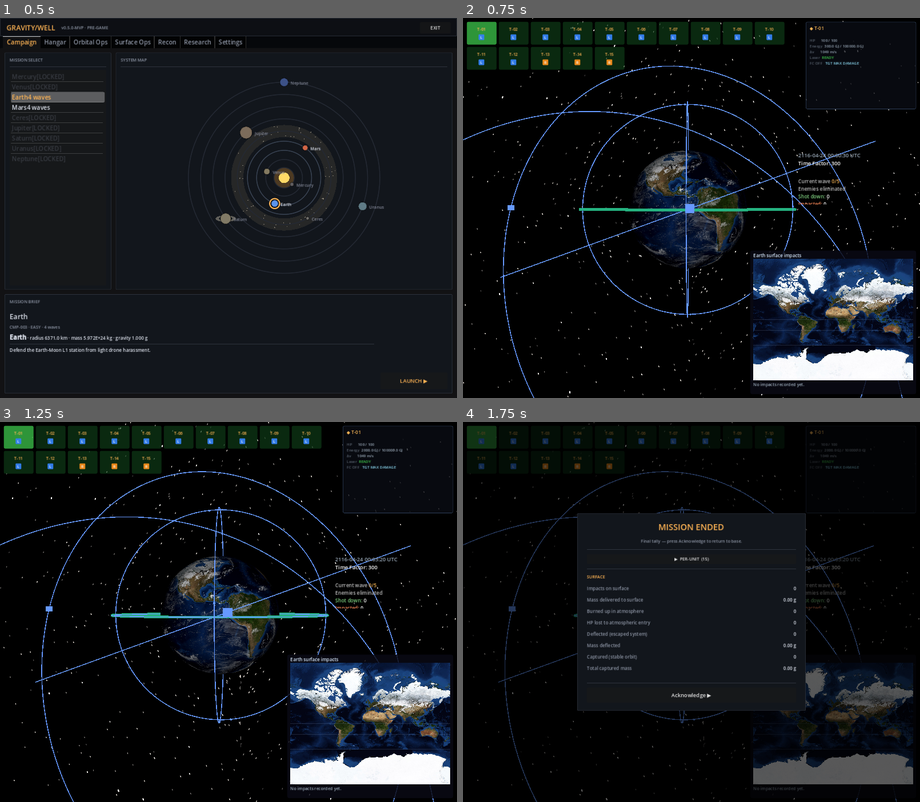
Above: before the commit, frames 1-4 (two rows, left to right).
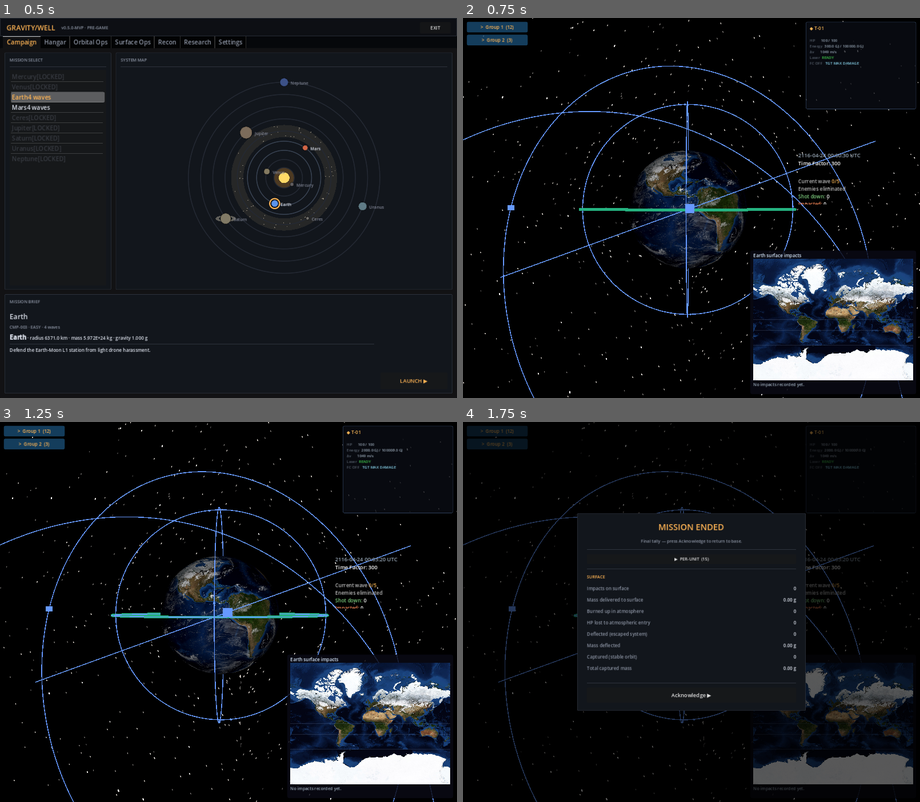
Above: after the commit, the same moments.

Repository: mellenburg/game
Game: Godot game, scene res://scenes/menu.tscn
The game is run twice, just before and just after one commit, with the same random seed, the same clock (stepped at 60 frames per second) and the same inputs.
Inputs (mouse positions are in pixels of both pictures, inside the frame that each line leads up to):
- Up to frame 1 (0.5 s): no input
- Up to frame 2 (0.75 s): click "LAUNCH ▶" at 0.5 s
- Up to frame 3 (1.25 s): no input
- Up to frame 4 (1.75 s): tap Enter (commit_plan) at 1.25 s; drag from (577, 650) to (737, 528) at 1.27 s

Frame 1 is identical in both runs. In frame 2, 5.9% of the frame differs, in the area x 0-71%, y 0-14%; in frame 3, 5.9%; in frame 4, 1.1%.

Commit message:
Group friendly units into collapsible roster tiles
Replaces the flat per-unit strip with one collapsible GroupBlock per
non-empty group. Each block renders a clickable header tile showing
"Group N (count)" and, when expanded, the existing per-unit tiles
below. The satellite → group assignment is centralised in _group_for()
as the seam for future operator customisation; today it's arbitrary
placeholder logic (laser / railgun / surface).

Diff:
--- a/godot/scenes/main.tscn
+++ b/godot/scenes/main.tscn
@@ -115,29 +115,17 @@
 ; Right edge holds back from the screen-right by enough room to host
 ; the upper-right unit detail panel (~300 px) plus a small gap, so a
 ; long roster of friendly tiles can never line up behind the detail
-; box.
+; box. The HUD populates this VBox at runtime with one collapsible
+; GroupBlock per non-empty unit group (header tile + unit row).
 layout_mode = 1
 anchors_preset = 10
 anchor_right = 1.0
 offset_left = 10.0
 offset_top = 10.0
 offset_right = -320.0
-offset_bottom = 240.0
-mouse_filter = 2
-theme_override_constants/separation = 8
-
-[node name="PlayerRoster" type="HFlowContainer" parent="CanvasLayer/HUD/PlayerRosters"]
-; HFlow so a long fleet wraps onto a second / third row instead of
-; spilling past the right edge into the upper-right detail panel.
-mouse_filter = 2
-theme_override_constants/h_separation = 6
-theme_override_constants/v_separation = 6
-
-[node name="SurfacePlayerRoster" type="HFlowContainer" parent="CanvasLayer/HUD/PlayerRosters"]
-visible = false
-mouse_filter = 2
-theme_override_constants/h_separation = 6
-theme_override_constants/v_separation = 6
+offset_bottom = 520.0
+mouse_filter = 2
+theme_override_constants/separation = 6
 
 [node name="TessellationGrid" type="Control" parent="CanvasLayer/HUD"]
 layout_mode = 1
--- a/godot/scripts/hud.gd
+++ b/godot/scripts/hud.gd
@@ -84,6 +84,30 @@
 const LOS_CLEAR := Color(1.0, 0.95, 0.2)        # yellow
 const LOS_BLOCKED := Color(1.0, 0.55, 0.55)     # light red
 
+# Group bucketing. The assignment from satellite → group is arbitrary
+# placeholder logic (laser / railgun / surface), centralised in
+# `_group_for()` so customisation later swaps one helper without
+# touching the render flow.
+const GROUP_LASER: int = 1
+const GROUP_RAILGUN: int = 2
+const GROUP_SURFACE: int = 3
+const GROUP_NAMES: Dictionary = {
+	GROUP_LASER: "Group 1",
+	GROUP_RAILGUN: "Group 2",
+	GROUP_SURFACE: "Group 3",
+}
+# Render order top-to-bottom. Groups not in this list won't appear
+# even if `_group_for()` returns them, so the list is the source of
+# truth for "which groups exist".
+const GROUP_ORDER: Array[int] = [GROUP_LASER, GROUP_RAILGUN, GROUP_SURFACE]
+const GROUP_HEADER_BG := Color(0.10, 0.30, 0.45, 0.80)
+const GROUP_HEADER_BG_EXPANDED := Color(0.20, 0.55, 0.80, 0.90)
+const GROUP_HEADER_FONT_SIZE: int = 12
+const GROUP_HEADER_MIN_SIZE := Vector2(160.0, 28.0)
+const GROUP_BLOCK_NAME_HEADER: String = "Header"
+const GROUP_BLOCK_NAME_UNITS: String = "Units"
+const GROUP_BLOCK_NAME_LABEL: String = "HeaderLabel"
+
 # Wall-clock duration of the hit pulse on the marker / roster box.
 # Wall-clock so the visual feedback survives compression at high
 # time_factor — at time_factor=5000 a sim-second is 0.2 ms, which
@@ -92,15 +116,11 @@
 const HIT_DURATION: float = 0.25
 
 @onready var info_label: RichTextLabel = $InfoLabel as RichTextLabel
-# Rosters are HFlowContainers so a long fleet wraps onto a second row
-# instead of spilling past the upper-right detail panel. Typed as
-# Container here so the same code can drive either layout if we swap
-# back to HBox later (the Container API is all we use).
-@onready var player_roster: Container = (
-	$PlayerRosters/PlayerRoster as Container
-)
-@onready var surface_player_roster: Container = (
-	$PlayerRosters/SurfacePlayerRoster as Container
+# Top-left strip host: VBoxContainer populated at runtime with one
+# GroupBlock per non-empty group (header tile + unit row). Each group
+# is independently collapsed / expanded by clicking its header.
+@onready var groups_host: VBoxContainer = (
+	$PlayerRosters as VBoxContainer
 )
 @onready var target_container: Control = $TargetContainer as Control
 @onready var kill_stats: RichTextLabel = $KillStats as RichTextLabel
@@ -133,6 +153,12 @@
 var _system: Node = null
 var _last_text_update: float = 0.0
 
+# Expansion state per group index (group_id → bool). Absent / false
+# means collapsed (only the header tile renders); true means the unit
+# row is visible below the header. State is operator-driven via the
+# header click handler.
+var _expanded_groups: Dictionary = {}
+
 # Active hit pulses. Drives the roster box red flash and (via
 # Satellite.flash_hit) the 3D marker tint. The actual beam visual
 # lives in BeamRenderer; this list is just timed metadata for the
@@ -202,7 +228,7 @@
 	_last_text_update = now
 
 	_update_info_label(planning_mode, time_factor, dt, sim_time)
-	_update_rosters(orbital_set, planning_mode)
+	_update_groups(orbital_set, planning_mode)
 	_update_kill_stats(orbital_set)
 	_update_unit_detail(orbital_set, planning_mode)
 	var grid_node: Node = null
@@ -388,68 +414,187 @@
 	)
 
 
-func _update_rosters(orbital_set: Node, planning_mode: bool) -> void:
-	if player_roster == null:
+func _update_groups(orbital_set: Node, planning_mode: bool) -> void:
+	if groups_host == null:
 		return
 	var satellites: Array = orbital_set.satellites
 	var selected_idx: int = (
 		orbital_set.planning_selected if planning_mode
 		else orbital_set.selected_ship
 	)
-
-	# Player units are partitioned into orbital and surface so the two
-	# rosters render as separate rows in the top-left strip — orbital
-	# ships above, ground installations below. The selection index
-	# tracks separately for each subset so the green tint follows the
-	# satellite into whichever row holds it.
-	var orbital_players: Array[Satellite] = []
-	var surface_players: Array[Satellite] = []
-	var orbital_selected_in_roster: int = -1
-	var surface_selected_in_roster: int = -1
-
+	# Live selection ref. Selection tint follows the satellite into
+	# whichever group bucket holds it; comparing refs instead of indices
+	# avoids tracking per-group local offsets.
+	var selected_sat: Satellite = null
+	if selected_idx >= 0 and selected_idx < satellites.size():
+		var maybe: Satellite = satellites[selected_idx]
+		if (
+			maybe != null
+			and maybe.alive
+			and maybe.team == Satellite.TEAM_PLAYER
+		):
+			selected_sat = maybe
+
+	# Bucket friendlies by group_id. Empty groups simply don't get a
+	# GroupBlock so the strip never reserves dead space for an empty
+	# bucket (matches the prior surface-row visibility behaviour).
+	var buckets: Dictionary = {}
+	for g_id_init: int in GROUP_ORDER:
+		var empty: Array[Satellite] = []
+		buckets[g_id_init] = empty
 	for i in range(satellites.size()):
 		var sat: Satellite = satellites[i]
 		if not sat.alive:
 			continue
 		if sat.team == Satellite.TEAM_ENEMY:
 			continue
-		if sat.is_surface:
-			if i == selected_idx:
-				surface_selected_in_roster = surface_players.size()
-			surface_players.append(sat)
-		else:
-			if i == selected_idx:
-				orbital_selected_in_roster = orbital_players.size()
-			orbital_players.append(sat)
-
-	_render_player_roster_into(
-		player_roster, orbital_players, orbital_selected_in_roster
-	)
-	if surface_player_roster != null:
-		_render_player_roster_into(
-			surface_player_roster, surface_players, surface_selected_in_roster
-		)
-		# Hide the surface row entirely when nothing's placed so the HUD
-		# doesn't reserve dead space for an empty container.
-		surface_player_roster.visible = not surface_players.is_empty()
-
-
-# Generic renderer that fills any Container (HFlowContainer in the
-# scene today) with one tile per sat. Both the orbital and surface
-# rosters share this idiom so the per-row UI (selection tint, click
-# handling, weapon icons) stays consistent across both strips.
-func _render_player_roster_into(
-	host: Container, sats: Array[Satellite], selected: int
+		var g := _group_for(sat)
+		if not buckets.has(g):
+			continue
+		var lst: Array[Satellite] = buckets[g]
+		lst.append(sat)
+
+	var visible_groups: Array[int] = []
+	for g_id: int in GROUP_ORDER:
+		var bucket: Array[Satellite] = buckets[g_id]
+		if not bucket.is_empty():
+			visible_groups.append(g_id)
+
+	# Sync host children to the visible-group count using the same
+	# add/remove idiom the old per-tile renderer used — children are
+	# reused across ticks; only the count delta causes alloc/free.
+	while groups_host.get_child_count() < visible_groups.size():
+		groups_host.add_child(_make_group_block())
+	while groups_host.get_child_count() > visible_groups.size():
+		var stale := groups_host.get_child(groups_host.get_child_count() - 1)
+		groups_host.remove_child(stale)
+		stale.queue_free()
+
+	for i in range(visible_groups.size()):
+		var g_id: int = visible_groups[i]
+		var block := groups_host.get_child(i) as VBoxContainer
+		if block == null:
+			continue
+		var members: Array[Satellite] = buckets[g_id]
+		_update_group_block(block, g_id, members, selected_sat)
+
+
+# Single source of truth for "which group does this satellite belong
+# to?". The current rules are arbitrary placeholders until per-unit
+# customisation lands: surface → 3, otherwise laser → 1, railgun → 2,
+# anything else falls back to Group 1. Replace this body when groups
+# become operator-customisable.
+func _group_for(sat: Satellite) -> int:
+	if sat.is_surface:
+		return GROUP_SURFACE
+	if sat.has_laser():
+		return GROUP_LASER
+	if sat.has_railgun():
+		return GROUP_RAILGUN
+	return GROUP_LASER
+
+
+# Build an empty GroupBlock: a vertical container with a clickable
+# header tile on top and a hidden HFlow for unit tiles below. The
+# header click handler toggles the group's expansion state; the unit
+# row is populated lazily in _update_group_block when expanded.
+func _make_group_block() -> VBoxContainer:
+	var block := VBoxContainer.new()
+	block.mouse_filter = Control.MOUSE_FILTER_IGNORE
+	block.add_theme_constant_override("separation", 4)
+
+	var header := PanelContainer.new()
+	header.name = GROUP_BLOCK_NAME_HEADER
+	header.custom_minimum_size = GROUP_HEADER_MIN_SIZE
+	header.size_flags_horizontal = Control.SIZE_SHRINK_BEGIN
+	header.mouse_filter = Control.MOUSE_FILTER_STOP
+	var sb := StyleBoxFlat.new()
+	sb.bg_color = GROUP_HEADER_BG
+	sb.set_corner_radius_all(4)
+	sb.content_margin_left = 8
+	sb.content_margin_right = 8
+	sb.content_margin_top = 4
+	sb.content_margin_bottom = 4
+	header.add_theme_stylebox_override("panel", sb)
+
+	var label := Label.new()
+	label.name = GROUP_BLOCK_NAME_LABEL
+	label.add_theme_font_size_override("font_size", GROUP_HEADER_FONT_SIZE)
+	label.add_theme_color_override("font_color", NAME_TEXT_COLOR)
+	label.horizontal_alignment = HORIZONTAL_ALIGNMENT_CENTER
+	label.mouse_filter = Control.MOUSE_FILTER_IGNORE
+	header.add_child(label)
+	block.add_child(header)
+
+	var units := HFlowContainer.new()
+	units.name = GROUP_BLOCK_NAME_UNITS
+	units.mouse_filter = Control.MOUSE_FILTER_IGNORE
+	units.add_theme_constant_override("h_separation", 6)
+	units.add_theme_constant_override("v_separation", 6)
+	units.visible = false
+	block.add_child(units)
+
+	header.gui_input.connect(_on_group_header_input.bind(block))
+	return block
+
+
+func _update_group_block(
+	block: VBoxContainer,
+	group_id: int,
+	sats: Array[Satellite],
+	selected_sat: Satellite,
 ) -> void:
-	while host.get_child_count() < sats.size():
-		host.add_child(_make_box())
-	while host.get_child_count() > sats.size():
-		var stale := host.get_child(host.get_child_count() - 1)
-		host.remove_child(stale)
+	block.set_meta("group", group_id)
+
+	var header := block.get_node_or_null(GROUP_BLOCK_NAME_HEADER) as PanelContainer
+	var units := block.get_node_or_null(GROUP_BLOCK_NAME_UNITS) as HFlowContainer
+	if header == null or units == null:
+		return
+
+	var expanded: bool = bool(_expanded_groups.get(group_id, false))
+	var sb := header.get_theme_stylebox("panel") as StyleBoxFlat
+	if sb != null:
+		sb.bg_color = GROUP_HEADER_BG_EXPANDED if expanded else GROUP_HEADER_BG
+
+	var label := header.get_node_or_null(GROUP_BLOCK_NAME_LABEL) as Label
+	if label != null:
+		var arrow := "v" if expanded else ">"
+		var gname: String = GROUP_NAMES.get(group_id, "Group ?")
+		label.text = "%s  %s  (%d)" % [arrow, gname, sats.size()]
+
+	units.visible = expanded
+	if not expanded:
+		# Skip populating the unit tiles when collapsed. The cached
+		# children stay around for re-use on the next expand so we
+		# avoid alloc churn on toggle.
+		return
+	while units.get_child_count() < sats.size():
+		units.add_child(_make_box())
+	while units.get_child_count() > sats.size():
+		var stale := units.get_child(units.get_child_count() - 1)
+		units.remove_child(stale)
 		stale.queue_free()
 	for i in range(sats.size()):
-		var box := host.get_child(i) as PanelContainer
-		_update_box(box, sats[i], i == selected)
+		var box := units.get_child(i) as PanelContainer
+		_update_box(box, sats[i], sats[i] == selected_sat)
+
+
+# Header click: toggle the group's expansion state, then refresh
+# immediately so the change feels responsive rather than waiting up
+# to ~100 ms for the next HUD throttle tick. _system is cached every
+# frame by draw_target_lines; planning_mode lives on it.
+func _on_group_header_input(event: InputEvent, block: VBoxContainer) -> void:
+	if not (event is InputEventMouseButton):
+		return
+	var mb: InputEventMouseButton = event
+	if not mb.pressed or mb.button_index != MOUSE_BUTTON_LEFT:
+		return
+	if not block.has_meta("group"):
+		return
+	var group_id: int = block.get_meta("group") as int
+	_expanded_groups[group_id] = not bool(_expanded_groups.get(group_id, false))
+	if _system != null and is_instance_valid(_system):
+		_update_groups(_system, _system.planning_mode)
 
 
 func _make_box() -> PanelContainer:
